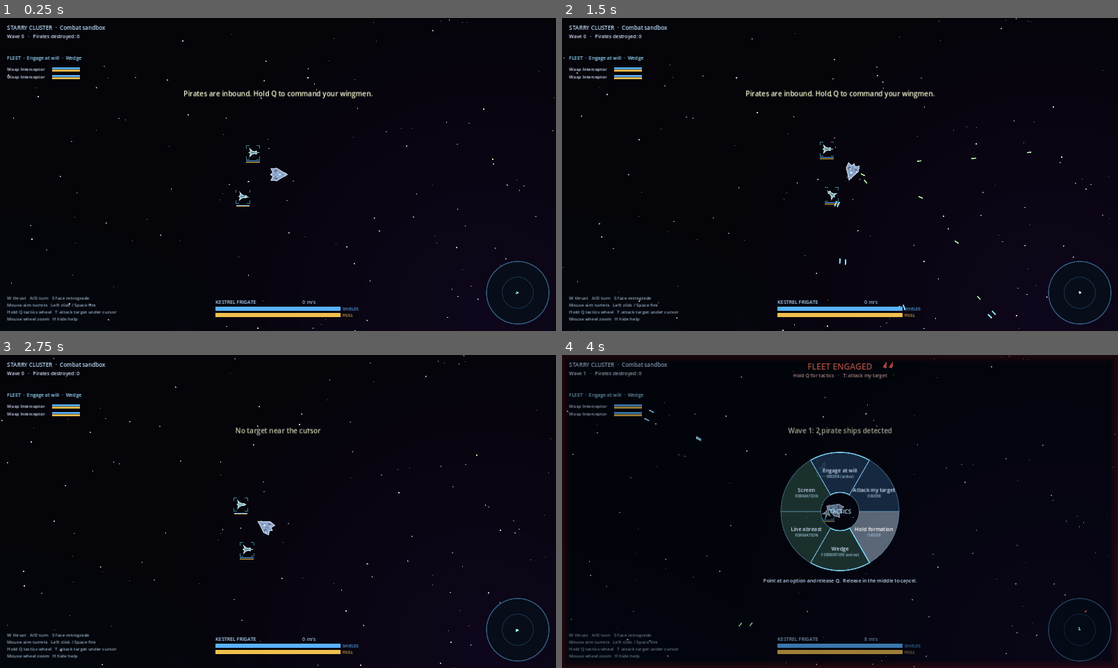
Above: before the commit, frames 1-4 (two rows, left to right).
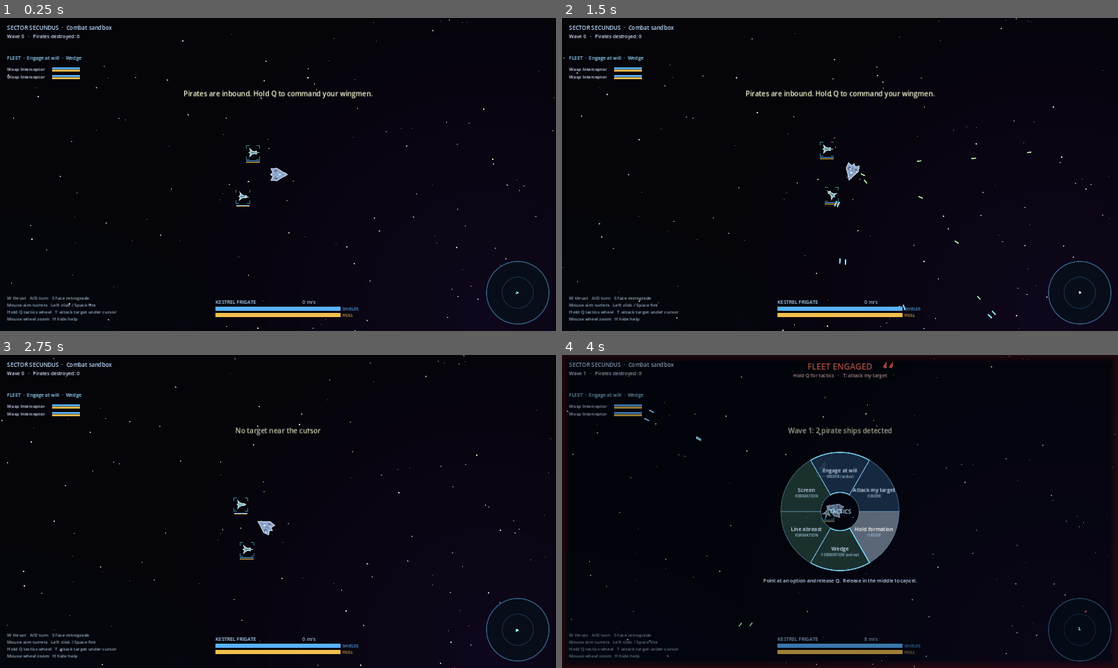
Above: after the commit, the same moments.

Repository: Donkey-Haute-01000001/Starry-Cluster
Game: Godot game, scene res://scenes/main.tscn
The game is run twice, just before and just after one commit, with the same random seed, the same clock (stepped at 60 frames per second) and the same inputs.
Inputs (mouse positions are in pixels of both pictures, inside the frame that each line leads up to):
- Up to frame 1 (0.25 s): no input
- Up to frame 2 (1.5 s): move the mouse to (962, 158) at 0.52 s; hold D (turn_right) 0.53-1.25 s; hold Space (fire) 0.53-1.25 s; click (962, 158) at 0.67 s; drag from (728, 190) to (812, 237) at 1.27 s
- Up to frame 3 (2.75 s): move the mouse to (333, 442) at 2.02 s; hold D (turn_right) from 2.03 s (still down); hold T (target) from 2.03 s (still down)
- Up to frame 4 (4 s): release D (turn_right) at 2.75 s; release T (target) at 2.75 s; drag from (812, 574) to (673, 464) at 2.77 s; move the mouse to (1006, 558) at 3.52 s; hold A (turn_left) from 3.53 s (still down); hold Q (tactics) from 3.53 s (still down)

The runs differ from the first frame. In frame 1, 0.2% of the frame differs, in the area x 1-21%, y 2-4%; in frame 2, 0.2%; in frame 3, 0.2%; in frame 4, 0.2%.

Commit message:
Rename game title to Sector Secundus
Co-Authored-By: Claude Opus 5.5 <noreply@anthropic.com>
Claude-Session: https://claude.ai/code/session_01YXxgp1YtVA7C529zjxE9bR

Diff:
--- a/project.godot
+++ b/project.godot
@@ -3,7 +3,7 @@
 
 [application]
 
-config/name="Starry Cluster"
+config/name="Sector Secundus"
 config/description="A top-down space fleet RPG."
 run/main_scene="res://scenes/main.tscn"
 config/features=PackedStringArray("4.3", "GL Compatibility")
--- a/scripts/hud.gd
+++ b/scripts/hud.gd
@@ -100,7 +100,7 @@
 		_bar(Rect2(Vector2(150, y - 3), Vector2(80, 5)), e.hull_hp / e.max_hull, COL_HULL)
 
 	# Wave and score, top left.
-	_text(Vector2(20, 34), "STARRY CLUSTER  ·  Combat sandbox", 16, Color(0.75, 0.88, 1.0))
+	_text(Vector2(20, 34), "SECTOR SECUNDUS  ·  Combat sandbox", 16, Color(0.75, 0.88, 1.0))
 	_text(Vector2(20, 58), "Wave %d   ·   Pirates destroyed: %d" % [main.wave, main.kills], 14)
 	if main.next_wave_t > 0 and main.hostile_count() == 0 and main.wave > 0:
 		_text(Vector2(20, 80), "Next wave in %d…" % ceili(main.next_wave_t), 14, Color(1.0, 0.8, 0.5))
